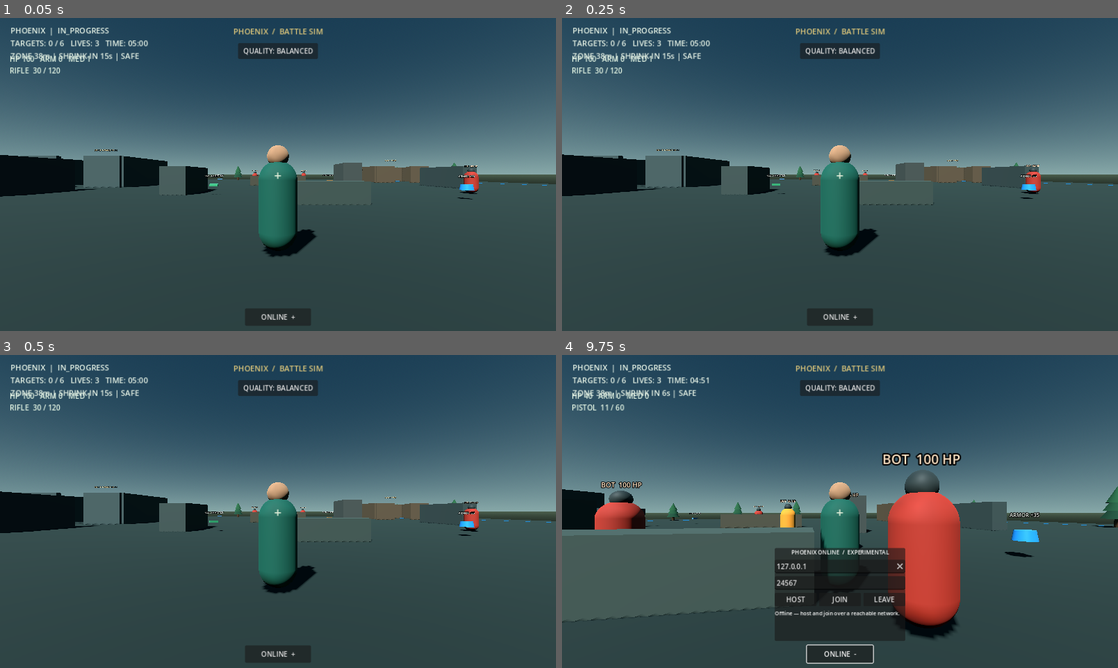
Above: before the commit, frames 1-4 (two rows, left to right).
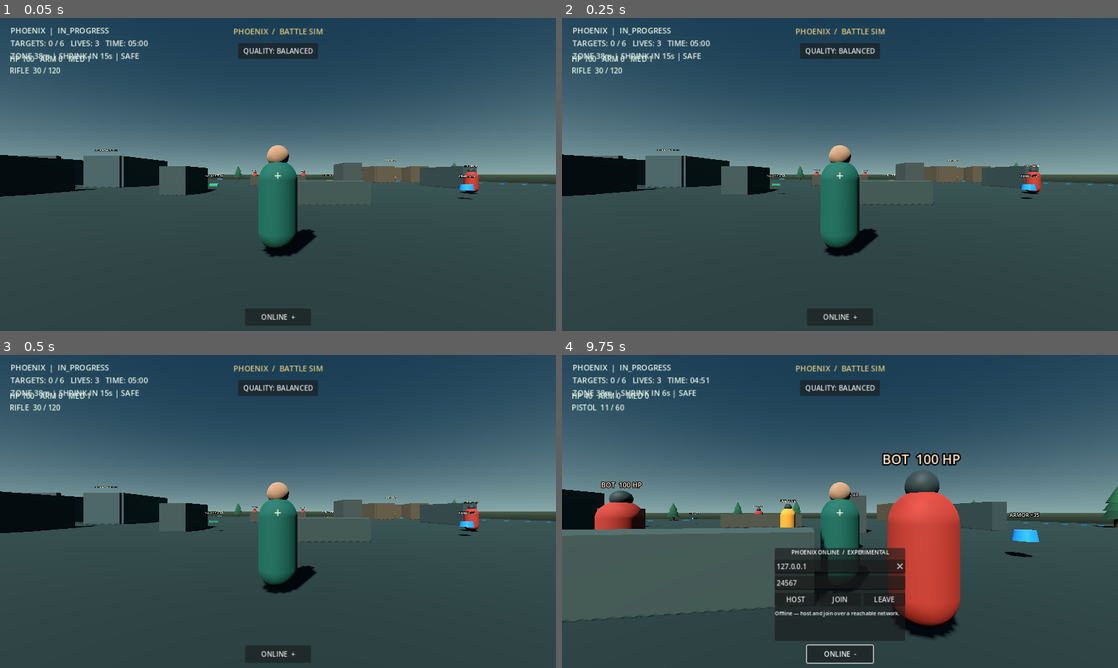
Above: after the commit, the same moments.

Repository: rannarmenu/project-phoenix-battle-royale
Game: Godot game, scene res://scenes/main.tscn
The game is run twice, just before and just after one commit, with the same random seed, the same clock (stepped at 60 frames per second) and the same inputs.
Inputs (mouse positions are in pixels of both pictures, inside the frame that each line leads up to):
- Up to frame 1 (0.05 s): no input
- Up to frame 2 (0.25 s): no input
- Up to frame 3 (0.5 s): no input
- Up to frame 4 (9.75 s): click "QUALITY: BALANCED" at 0.5 s; click "QUALITY: HIGH" at 1.25 s; click "QUALITY: LOW" at 2 s; click "ONLINE +" at 2.75 s; move the mouse to (867, 511) at 3.52 s; hold W (move_forward) 3.53-8.78 s; tap one key every 0.75 s from 3.6 s: V R Q Tab 1 5 H Shift V; click (867, 511) at 3.67 s; move the mouse to (812, 511) at 4.27 s; move the mouse to (851, 505) at 5.02 s; move the mouse to (834, 517) at 5.77 s; click (834, 517) at 5.92 s; move the mouse to (878, 514) at 6.52 s; move the mouse to (795, 508) at 7.27 s; move the mouse to (845, 511) at 8.02 s; click (845, 511) at 8.17 s; move the mouse to (817, 505) at 8.77 s; hold D (move_right) 8.78-9.53 s; move the mouse to (867, 511) at 9.52 s; hold W (move_forward) from 9.53 s (still down)

The runs differ from the first frame. In frame 1, less than 0.1% of the frame differs, in the area x 71-72%, y 50-53%; in frame 2, less than 0.1%; in frame 3, less than 0.1%; in frame 4, 0.1%, in the area x 4-100%, y 31-86%.

Commit message:
Spawn interactive supply crates at map POIs

Diff:
--- a/scripts/main.gd
+++ b/scripts/main.gd
@@ -3,6 +3,7 @@
 const PlayerScript = preload("res://scripts/player.gd")
 const TargetScript = preload("res://scripts/target.gd")
 const LootScript = preload("res://scripts/loot_pickup.gd")
+const LootCrateScript = preload("res://scripts/loot_crate.gd")
 const SafeZoneScript = preload("res://scripts/safe_zone.gd")
 
 var status_label: Label
@@ -40,6 +41,7 @@
 	_spawn_player()
 	_spawn_targets()
 	_spawn_loot()
+	_spawn_loot_crates()
 	_build_hud()
 	_set_graphics_quality(graphics_quality_index)
 	_update_hud()
@@ -285,6 +287,18 @@
 		pickup.set("amount", amounts[index])
 		pickup.position = positions[index]
 		add_child(pickup)
+
+func _spawn_loot_crates() -> void:
+	var positions: Array[Vector3] = [
+		Vector3(-25.0, 0.0, -10.0),
+		Vector3(24.0, 0.0, -24.0),
+		Vector3(23.0, 0.0, 22.0)
+	]
+	for index in range(positions.size()):
+		var crate: Node3D = LootCrateScript.new()
+		crate.name = "LootCrate_%02d" % (index + 1)
+		crate.position = positions[index]
+		add_child(crate)
 
 func _spawn_player() -> void:
 	var player: CharacterBody3D = PlayerScript.new()
